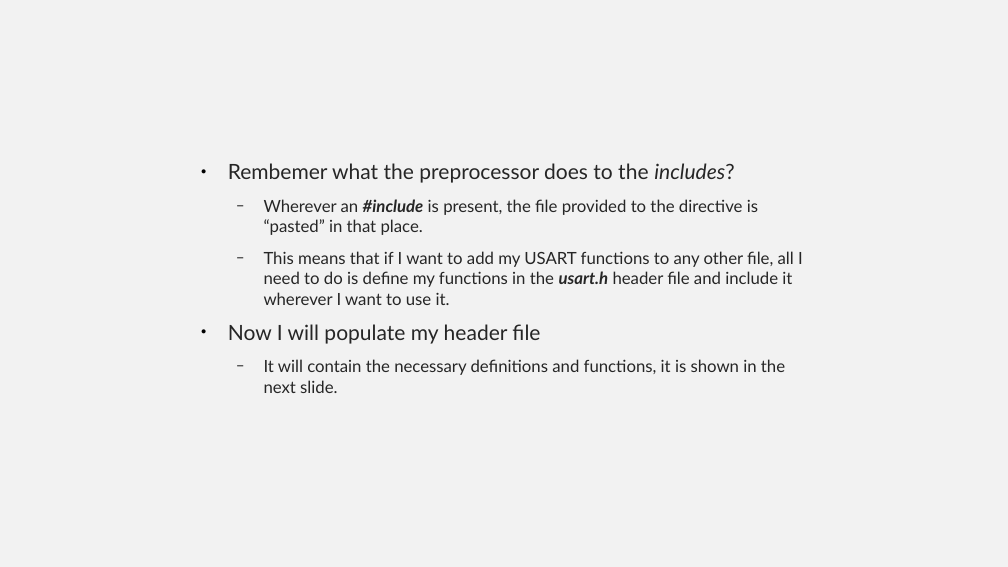
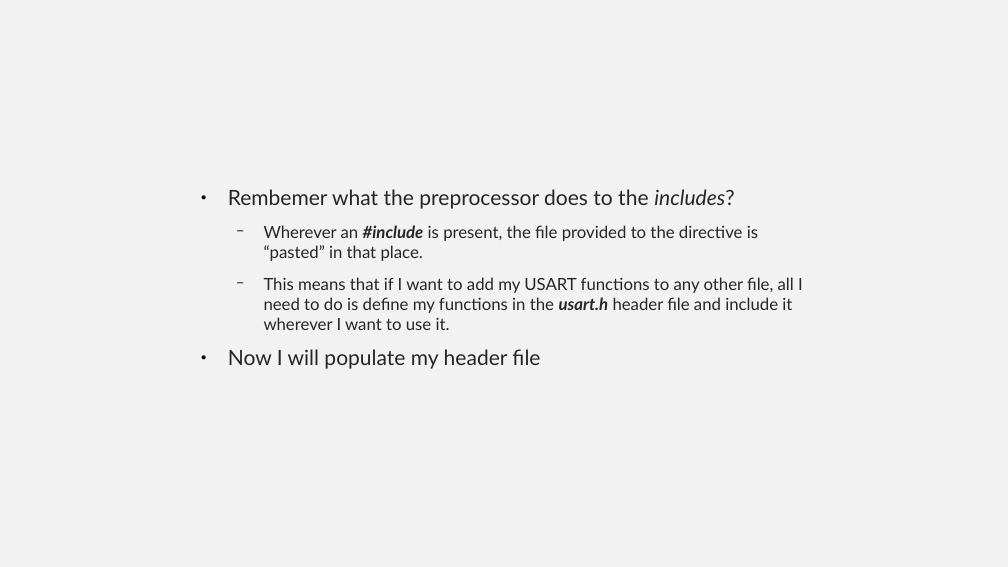
Before and after one commit to Equihua2211/I7266, a slide deck: slide 27 of 001_Slides/08_UART-USART.odp. Drawn at 1008x567 pixels with LibreOffice and Linux fonts; fonts in the diff are those of the drawing. Boxes give left, top, right and bottom in pixels: in the first picture for what was removed or moved away, otherwise in the second. Text is boxed around its words. In the diff, an @@ line names an element or a change of style, - is before the commit and + after.

```diff
--- a/001_Slides/08_UART-USART.odp
+++ b/001_Slides/08_UART-USART.odp
@@ text "Rembemer what the preprocessor does ...": place and size @@
-text "Rembemer what the preprocessor does ..." at (228,163,803,393)
+text "Rembemer what the preprocessor does ..." at (228,189,803,369)
@@ text at (264,359,785,393): paragraph removed @@
-  − It will contain the necessary definitions and functions, it is shown in the next slide.
```
Also in this commit, not shown: 5 other slides changed, 6 slides added, 16 slides removed, 2 other files.
